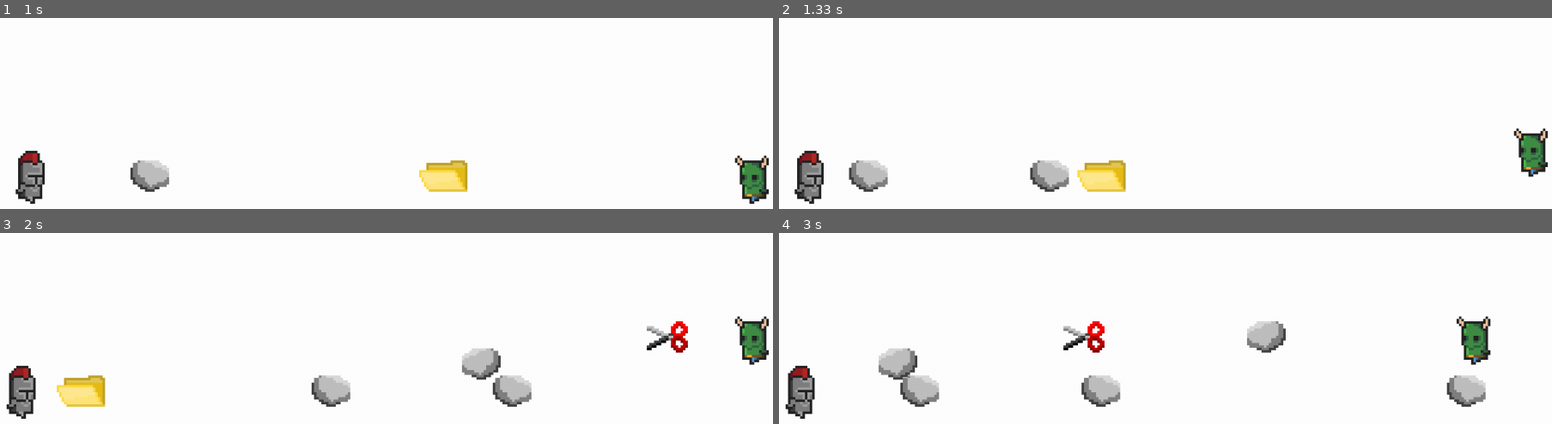
Above: before the commit, frames 1-4 (two rows, left to right).
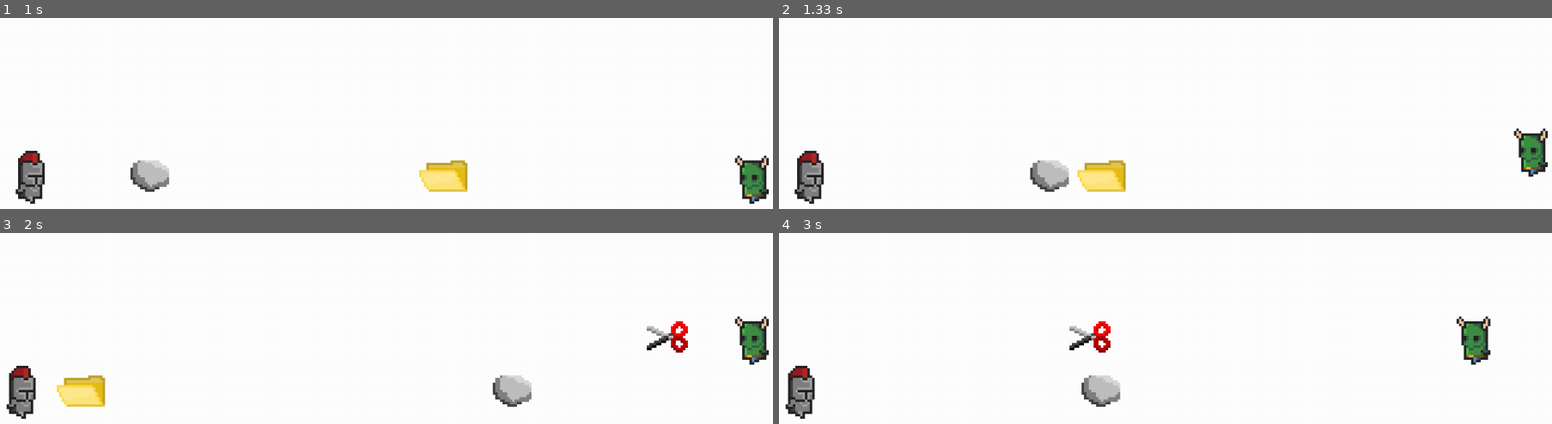
Above: after the commit, the same moments.

Repository: OscarVinhNguyen/Projects_with_Python
Game: pygame game, started from Rock_Paper_Scissors/pygame_rock_paper_scissors.py
Same seed, same stepped clock (60 frames per second), same inputs: the game is played once before the commit and once after it.
Inputs:
- Up to frame 1 (1 s): tap Enter at 0.33 s; hold Right from 0.67 s (still down); tap F at 0.73 s; tap G at 0.82 s
- Up to frame 2 (1.33 s): tap F at 1.03, 1.23 s; release Right at 1.13 s; hold Up from 1.17 s (still down); tap Right Shift at 1.32 s
- Up to frame 3 (2 s): release Up at 1.47 s; tap A at 1.5 s; tap \ at 1.83 s
- Up to frame 4 (3 s): hold Right 2.17-2.63 s; tap F at 2.23, 2.53, 2.73 s; tap Right Shift at 2.32 s; hold Left from 2.67 s (still down)

Frame 1 is identical in both runs. In frame 2, 0.7% of the frame differs, in the area x 9-15%, y 74-92%; in frame 3, 1.4%; in frame 4, 3.4%, in the area x 12-92%, y 46-92%.

Commit message:
Projectile Update 1.2.1

Diff:
--- a/Rock_Paper_Scissors/pygame_rock_paper_scissors.py
+++ b/Rock_Paper_Scissors/pygame_rock_paper_scissors.py
@@ -76,8 +76,11 @@
 player_1_shoot_timer = 0
 player_2_shoot_timer = 0
 
-player_1 = Player(mode='player', color=(50, 50, 250), x=50, y=win_h/2-25, spd=5, cooldown = 30)
-player_2 = Player(mode='player', color=(50, 175, 50), x=win_w-100, y=win_h/2-25, spd=5, cooldown = 30)
+# projectile speed for all players
+proj_spd = 10
+
+player_1 = Player(mode='player', color=(50, 50, 250), x=50, y=win_h/2-25, spd=5, cooldown=90)
+player_2 = Player(mode='player', color=(50, 175, 50), x=win_w-100, y=win_h/2-25, spd=5, cooldown=90)
 
 player_1_has_control = True
 player_2_has_control = True
@@ -105,6 +108,7 @@
 # bullet object list
 bullets = []
 
+# main run loop thingy
 run = True
 while run:
     clock.tick(FPS)
@@ -151,13 +155,13 @@
         # shooting
         if player_1_shoot_timer <= 0:
             if keys[pygame.K_f]:
-                bullets.append(Projectile(player_1.x+16, player_1.y+16, 1, 10, variety=0)) # rock
+                bullets.append(Projectile(player_1.x+16, player_1.y+16, 1, proj_spd, variety=0)) # rock
                 player_1_shoot_timer = player_1.cooldown
             if keys[pygame.K_g]:
-                bullets.append(Projectile(player_1.x+16, player_1.y+16, 1, 10, variety=1)) # paper
+                bullets.append(Projectile(player_1.x+16, player_1.y+16, 1, proj_spd, variety=1)) # paper
                 player_1_shoot_timer = player_1.cooldown
             if keys[pygame.K_h]:
-                bullets.append(Projectile(player_1.x+16, player_1.y+16, 1, 10, variety=2)) # scissors
+                bullets.append(Projectile(player_1.x+16, player_1.y+16, 1, proj_spd, variety=2)) # scissors
                 player_1_shoot_timer = player_1.cooldown
 
         # movement
@@ -176,13 +180,13 @@
         # shooting
         if player_2_shoot_timer <= 0:
             if keys[pygame.K_RSHIFT]:
-                bullets.append(Projectile(player_2.x-16, player_2.y+16, -1, 10, variety=2)) # rock
+                bullets.append(Projectile(player_2.x-16, player_2.y+16, -1, proj_spd, variety=2)) # rock
                 player_2_shoot_timer = player_2.cooldown
             if keys[pygame.K_RETURN]:
-                bullets.append(Projectile(player_2.x-16, player_2.y+16, -1, 10, variety=1)) # paper
+                bullets.append(Projectile(player_2.x-16, player_2.y+16, -1, proj_spd, variety=1)) # paper
                 player_2_shoot_timer = player_2.cooldown
             if keys[pygame.K_BACKSLASH]:
-                bullets.append(Projectile(player_2.x-16, player_2.y+16, -1, 10, variety=0)) # scissors
+                bullets.append(Projectile(player_2.x-16, player_2.y+16, -1, proj_spd, variety=0)) # scissors
                 player_2_shoot_timer = player_2.cooldown
 
         # movement
